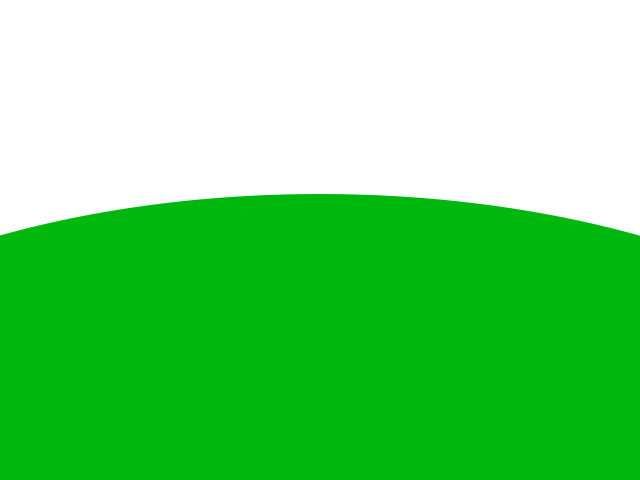
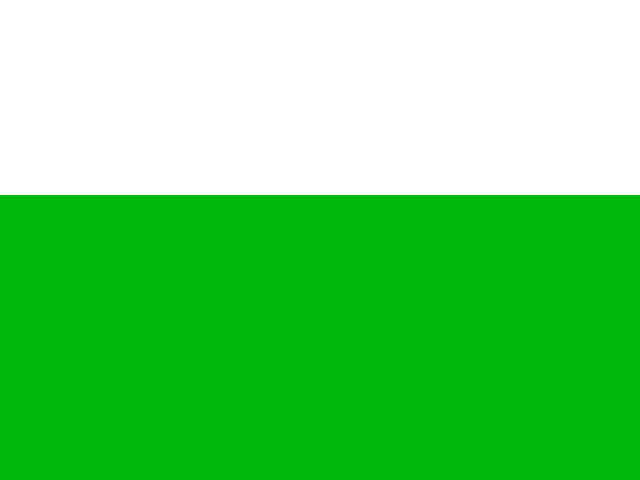
Before/after of a w=640, h=480 layered artwork. What changed in the layer stack:
renamed "Ellipse 1" to "Rectangle 1", painted on it over box(0, 194, 640, 236)
